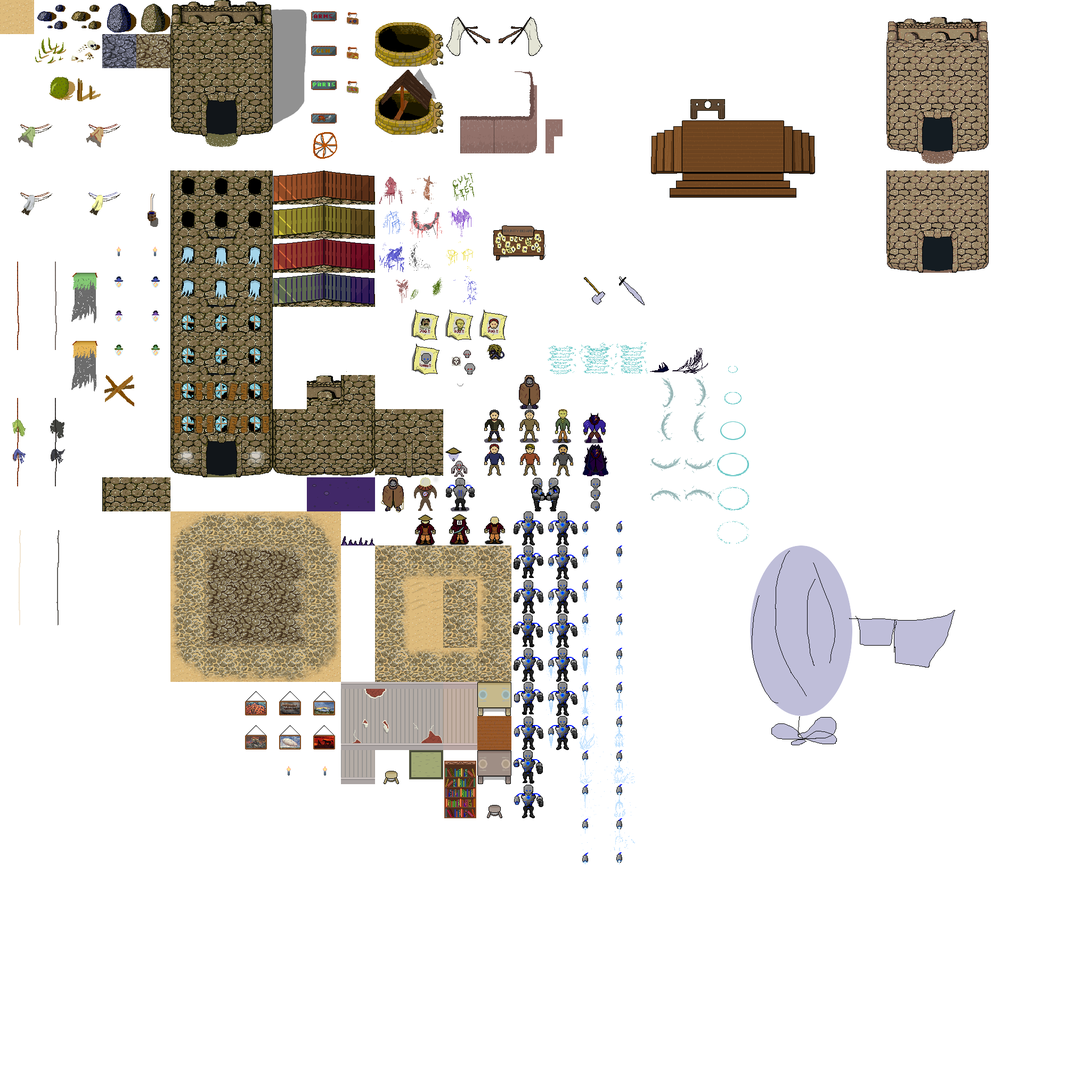
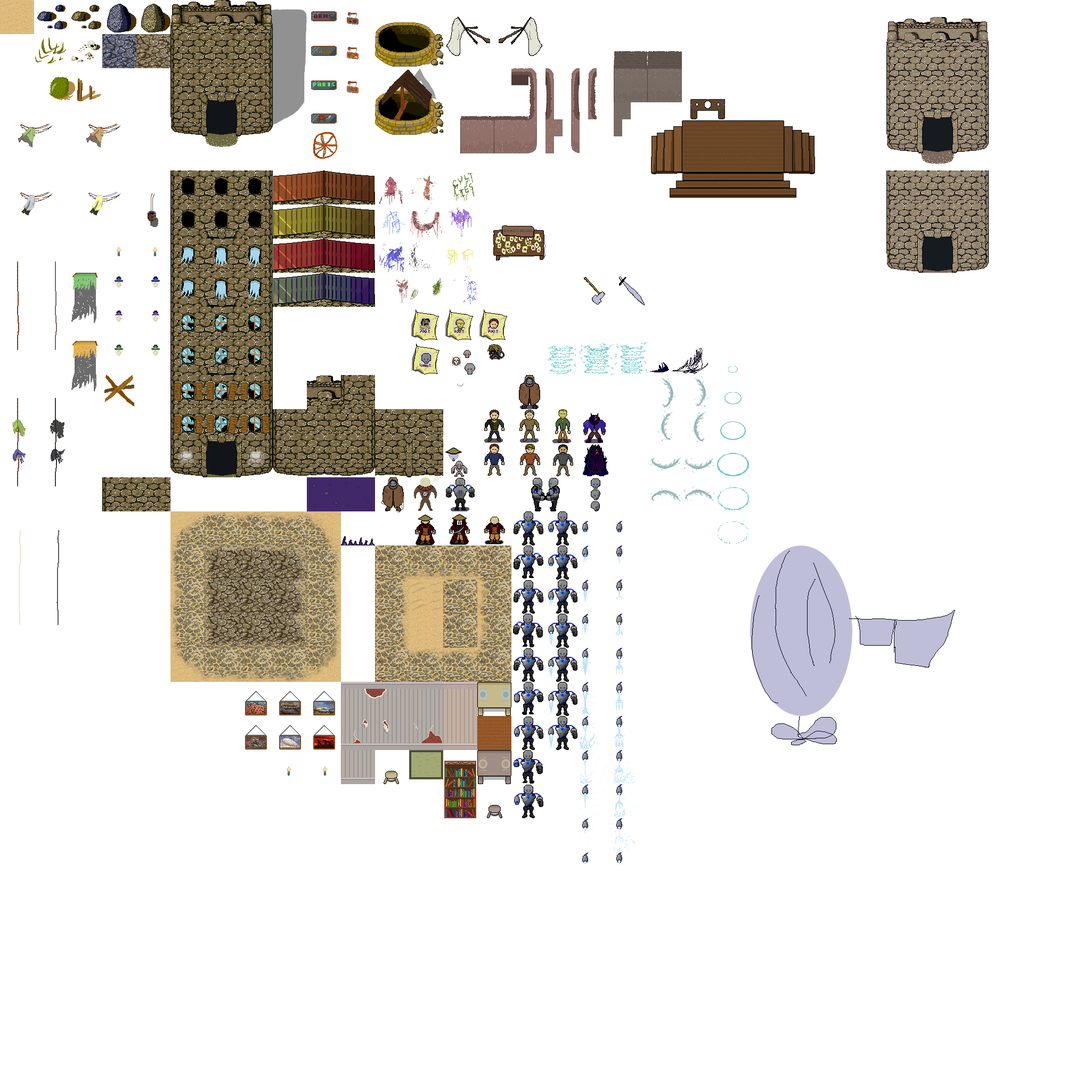
Two versions of the same layered image (1091x1091). Layer-by-layer changes:
painted on "Layer" over [460, 17, 990, 273]
